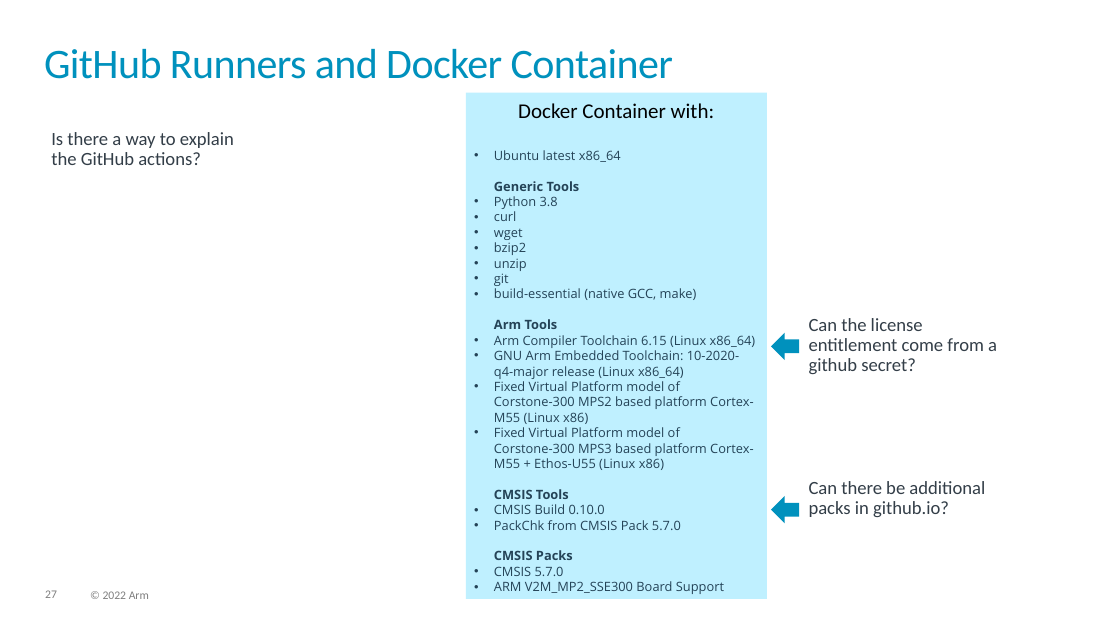
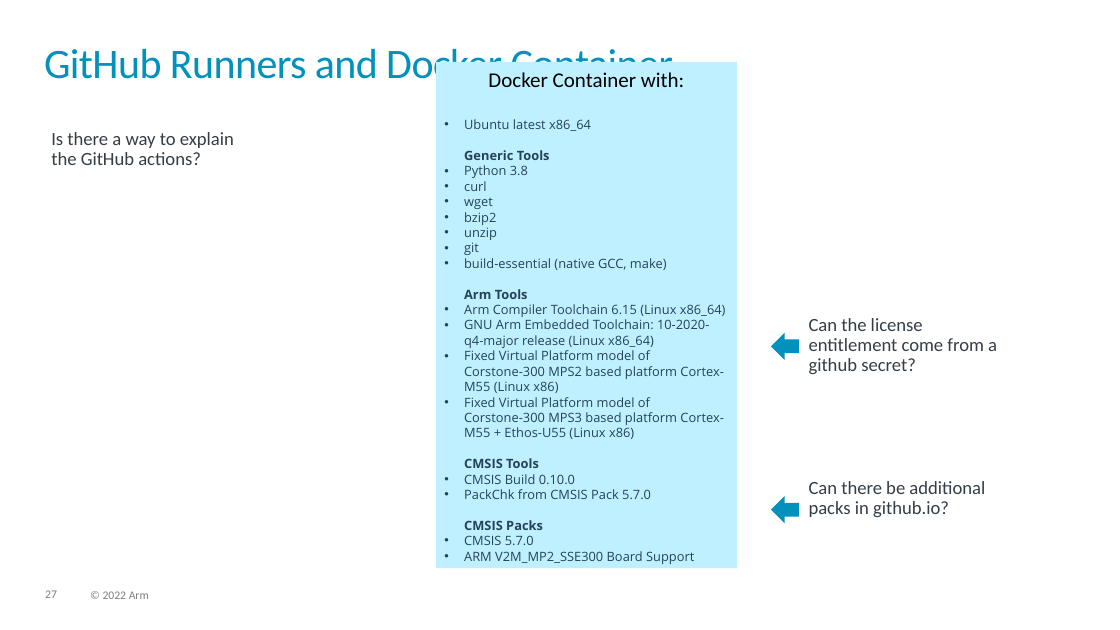
Before and after one commit to ARM-software/AVH, a slide deck: slide 27 of DoxyGen/overview/src/images/img_src.pptx. Drawn at 1120x630 pixels with LibreOffice and Linux fonts; fonts in the diff are those of the drawing; background and template pictures are left out. Boxes give left, top, right and bottom in pixels: in the first picture for what was removed or moved away, otherwise in the second. Text is boxed around its words. In the diff, an @@ line names an element or a change of style, - is before the commit and + after.

```diff
--- a/DoxyGen/overview/src/images/img_src.pptx
+++ b/DoxyGen/overview/src/images/img_src.pptx
@@ rectangle "Docker Container with:": place and size @@
-rectangle "Docker Container with:" at [466, 92, 767, 599]
+rectangle "Docker Container with:" at [436, 62, 737, 569]
```
Also in this commit, not shown: 1 slide added, 10 other files.
